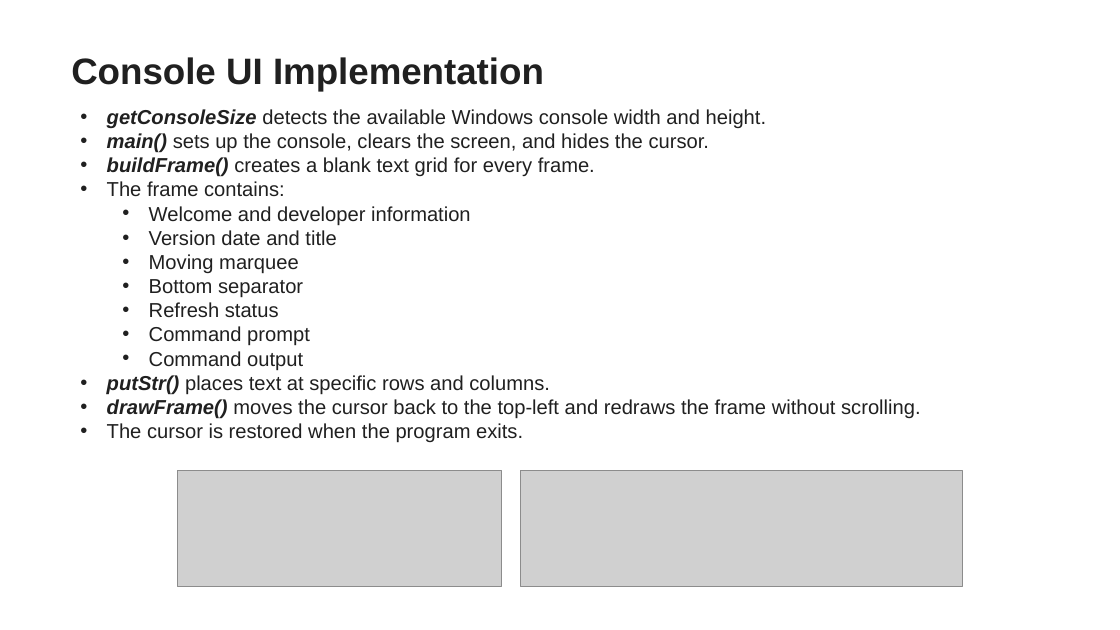
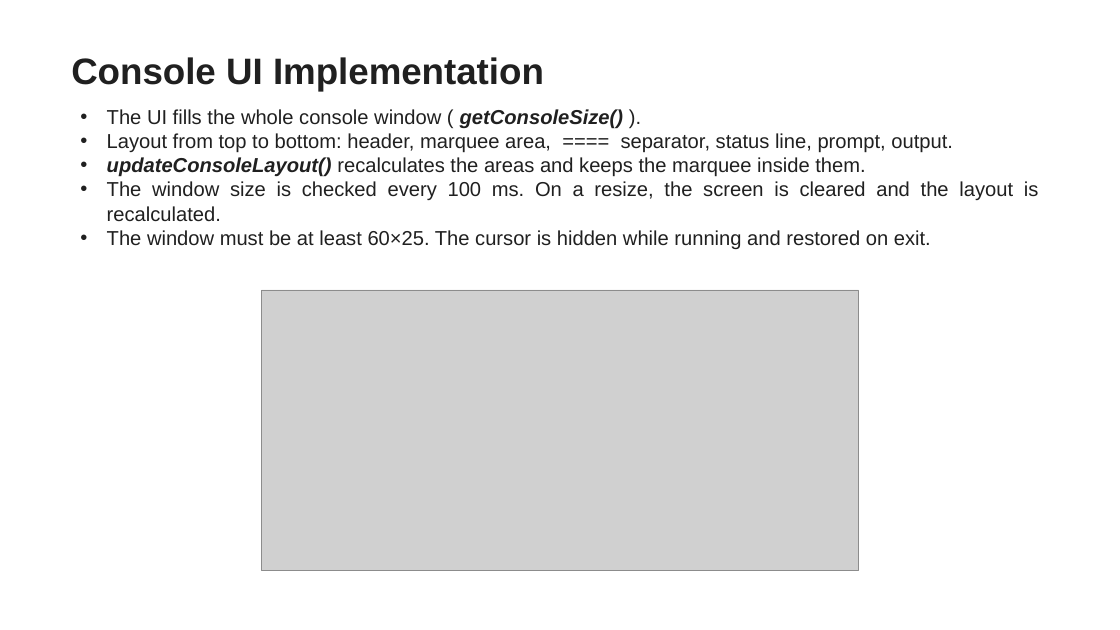
Before and after one commit to zuraxy/CSOPESY2, a slide deck: slide 2 of PPT - Marquee Console Submission - [Actual Submission].pptx. Drawn at 1120x630 pixels with LibreOffice and Linux fonts; fonts in the diff are those of the drawing; grey boxes stand for pictures. Boxes give left, top, right and bottom in pixels: in the first picture for what was removed or moved away, otherwise in the second. Text is boxed around its words. In the diff, an @@ line names an element or a change of style, - is before the commit and + after.

```diff
--- a/PPT - Marquee Console Submission - [Actual Submission].pptx
+++ b/PPT - Marquee Console Submission - [Actual Submission].pptx
@@ text at (107,109,1039,249): text changed @@
-• getConsoleSize detects the available Windows console width and height.
-• main() sets up the console, clears the screen, and hides the cursor.
-• buildFrame() creates a blank text grid for every frame.
-• The frame contains:
-  • Welcome and developer information
-  • Version date and title
-  • Moving marquee
-  • Bottom separator
-  • Refresh status
-  • Command prompt
-  • Command output
-• putStr() places text at specific rows and columns.
-• drawFrame() moves the cursor back to the top-left and redraws the frame without scrolling.
-• The cursor is restored when the program exits.
+• The UI fills the whole console window ( getConsoleSize() ).
+• Layout from top to bottom: header, marquee area, ==== separator, status line, prompt, output.
+• updateConsoleLayout() recalculates the areas and keeps the marquee inside them.
+• The window size is checked every 100 ms. On a resize, the screen is cleared and the layout is recalculated.
+• The window must be at least 60×25. The cursor is hidden while running and restored on exit.
@@ picture added at (261,290,858,571) @@
@@ picture removed at (178,471,502,586) @@
@@ picture removed at (521,471,963,586) @@
```
Also in this commit, not shown: 4 other slides changed, 1 other file.
